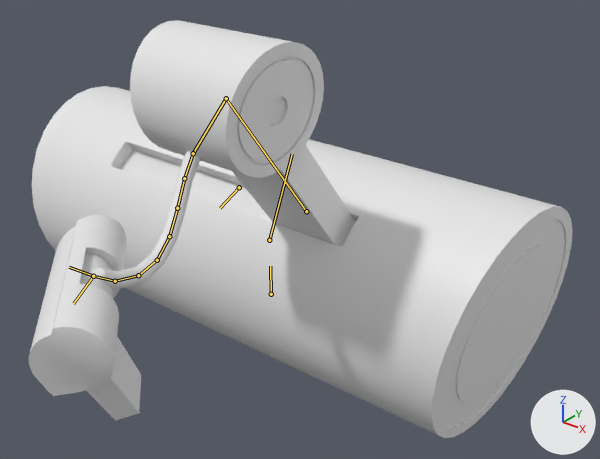
What one commit did to the Blender file Assets/Blender/Professor/professor.blend.
One viewpoint serves both versions: a 50 mm lens placed at (33.7, -21.5, 22.4), pointed at (6.2, 12.8, 1.1). Every picture has the same lights, and +X, +Y and +Z are marked at lower right. The first picture is the older version. Both versions are drawn at frame 34 of the action 'SpeakingMural'; the numbers are the values there. The bones that bend it are drawn over the model as lines.

The first picture shows 'ProfessorAbdomen', 'ProfessorHead', 'ProfessorNeck', 'ProfessorRoot', 'ProfessorTorso'.
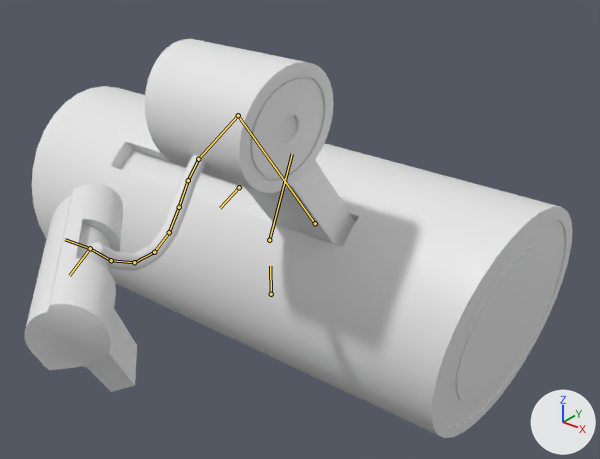
Changed parts and their boxes [x1, y1, x2, y2] in the pictures (600 x 459 px):
'ProfessorTorso', posed
    before: [130, 20, 324, 178]
    after: [145, 39, 334, 193]
'ProfessorHead', posed
    before: [29, 215, 141, 421]
    after: [25, 184, 137, 392]
'ProfessorNeck', posed (16% shorter)
    before: [91, 151, 201, 289]
    after: [91, 155, 205, 271]
bone 'Bone.001', root to tip
    before: (306, 211) to (226, 98)
    after: (315, 223) to (238, 115)
bone 'Bone.002', root to tip
    before: (226, 98) to (193, 153)
    after: (238, 115) to (198, 159)
bone 'Bone.011', root to tip
    before: (93, 276) to (69, 267)
    after: (90, 248) to (65, 239)

The change in detail:
Bone 'Bone.001' (bone_bone_001) moves from (-6.97, 3.56, 0.58) to (-6.97, 2.19, 0.72).
Bone 'Bone.002' (bone_bone_002) turns from (-30, 0, 0) to (-15, 0, 0) degrees about its own x, y and z.
Bone 'Bone.011' (bone_bone_011) moves from (-8.89, 6.93, 7.27) to (-8.89, 7.96, 7.94).
Bone 'Bone.011' (bone_bone_011) turns from (-21, -36, -26) to (-22, -39, -22) degrees about its own x, y and z.
